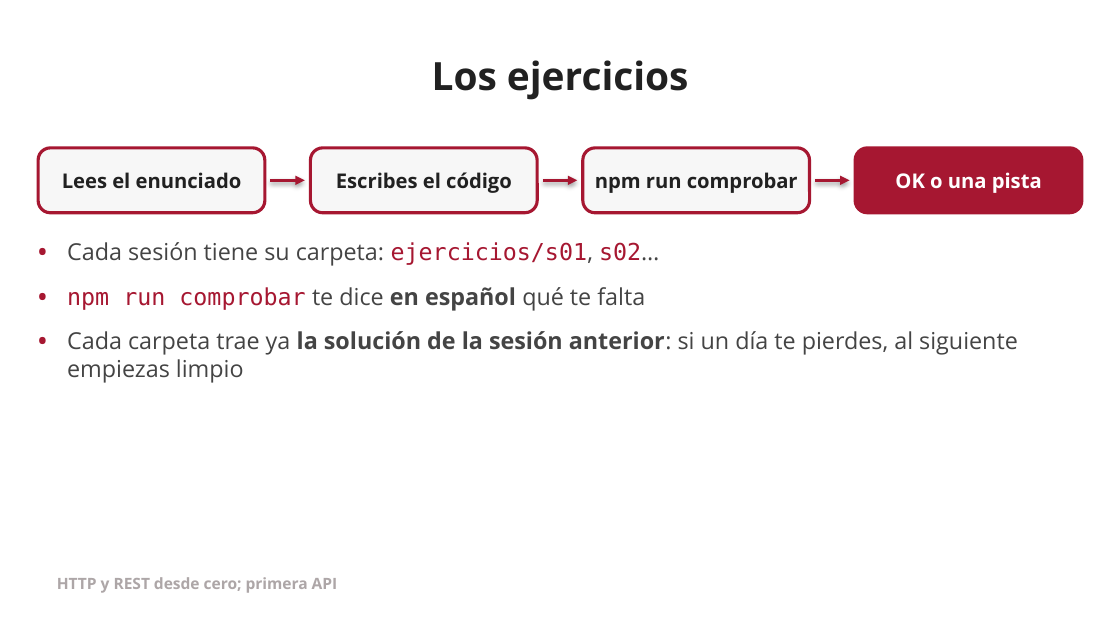
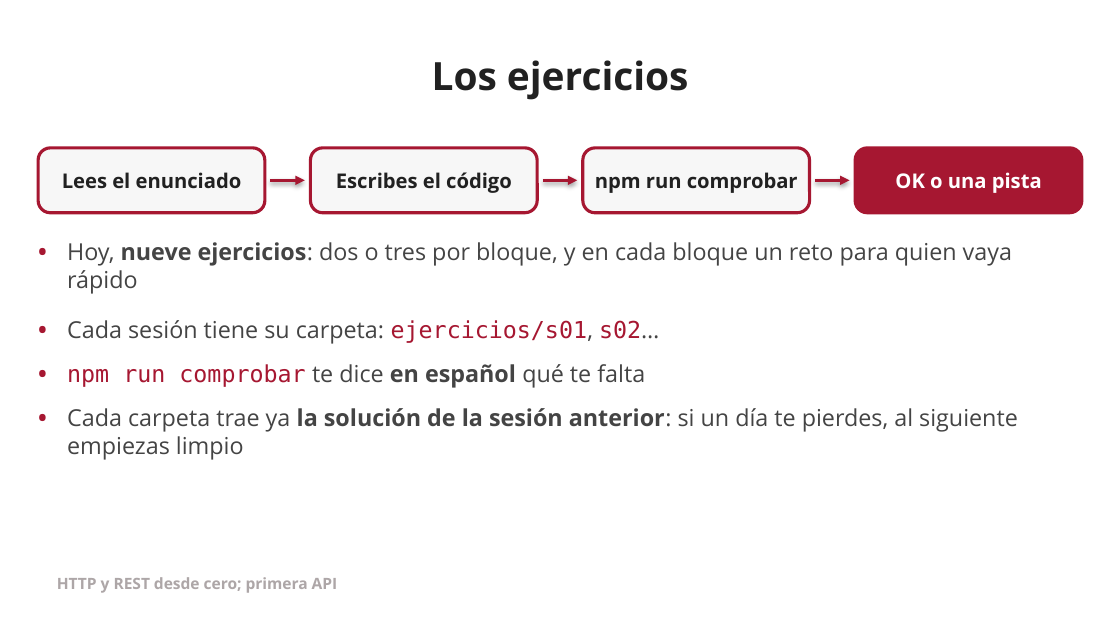
Before and after one commit to jserranof/formacion-openapi-jserranof, a slide deck: slide 9 of docs/sesiones/presentaciones/s01-presentacion.pptx. Drawn at 1120x630 pixels with LibreOffice and Linux fonts; fonts in the diff are those of the drawing; background and template pictures are left out. Boxes give left, top, right and bottom in pixels: in the first picture for what was removed or moved away, otherwise in the second. Text is boxed around its words. In the diff, an @@ line names an element or a change of style, - is before the commit and + after.

Commit message:
feat(s01): nueve ejercicios con pruebas, dos o tres por bloque
- e01 (explorar la API) y e02 (verbo y código): los Tu turno de los bloques 1
  y 2 se contestan en un fichero y se comprueban sin desvelar la respuesta.
- e05 (prioridad tipada), e06 (reto: filtro) y e08 (resumen, con la trampa
  del orden de las rutas) nuevos. Los de antes pasan a e03, e04, e07 y e09.
- comprobar: pistas de Content-Type legibles y sin «llega false».
- Referencia rápida, diapositivas, PPTX/PDF y práctica 1 al día.

```diff
--- a/docs/sesiones/presentaciones/s01-presentacion.pptx
+++ b/docs/sesiones/presentaciones/s01-presentacion.pptx
@@ text "•" rewrapped from box(38, 237, 65, 271) to box(38, 237, 65, 304) @@
@@ text added at box(67, 242, 1012, 294), 15 pt, text #444444 @@
+Hoy, nueve ejercicios: dos o tres por bloque, y en cada bloque un reto para quien vaya rápido
@@ text "•": place and size @@
-text "•" at box(38, 282, 65, 316)
+text "•" at box(38, 315, 65, 348)
@@ text "Cada sesión tiene su carpeta: ...": place and size @@
-text "Cada sesión tiene su carpeta: ..." at box(67, 242, 659, 266)
+text "Cada sesión tiene su carpeta: ..." at box(67, 320, 659, 344)
@@ text "•" rewrapped from box(38, 326, 65, 392) to box(38, 360, 65, 393) @@
@@ text "npm run comprobar te dice ...": place and size @@
-text "npm run comprobar te dice ..." at box(67, 287, 645, 311)
+text "npm run comprobar te dice ..." at box(67, 364, 645, 388)
@@ text added at box(38, 403, 65, 469), 15 pt, text #A61731, bold @@
+•
@@ text "Cada carpeta trae ya la ...": place and size @@
-text "Cada carpeta trae ya la ..." at box(67, 331, 1018, 383)
+text "Cada carpeta trae ya la ..." at box(67, 408, 1018, 460)
```
Also in this commit, not shown: 8 other slides changed, 21 other files.
